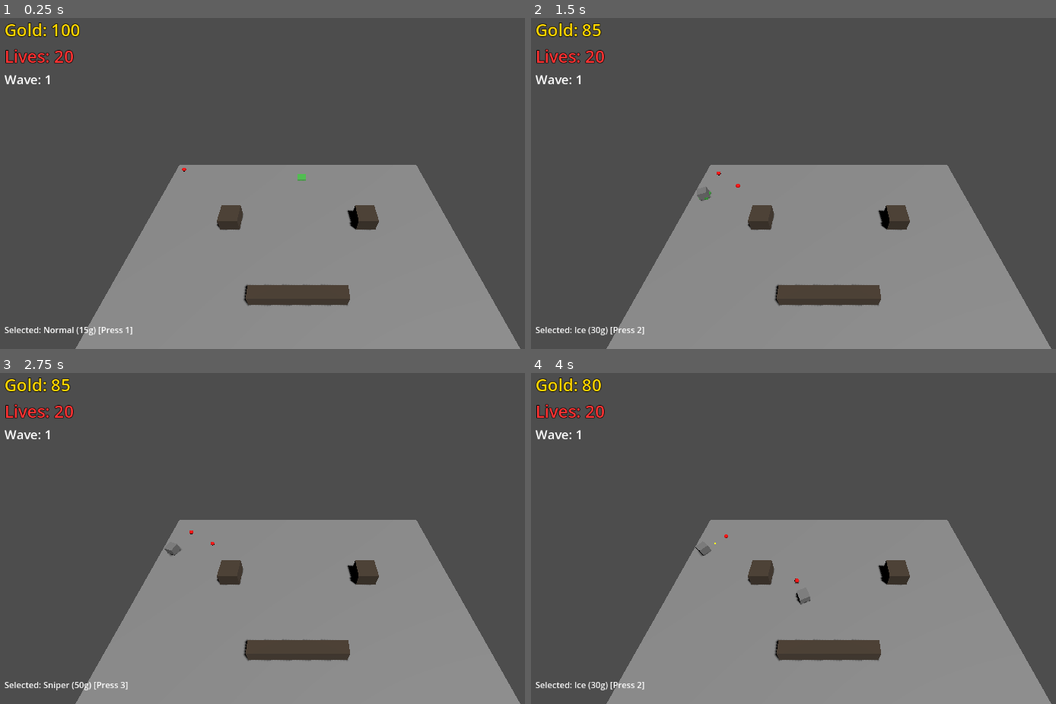
Above: before the commit, frames 1-4 (two rows, left to right).
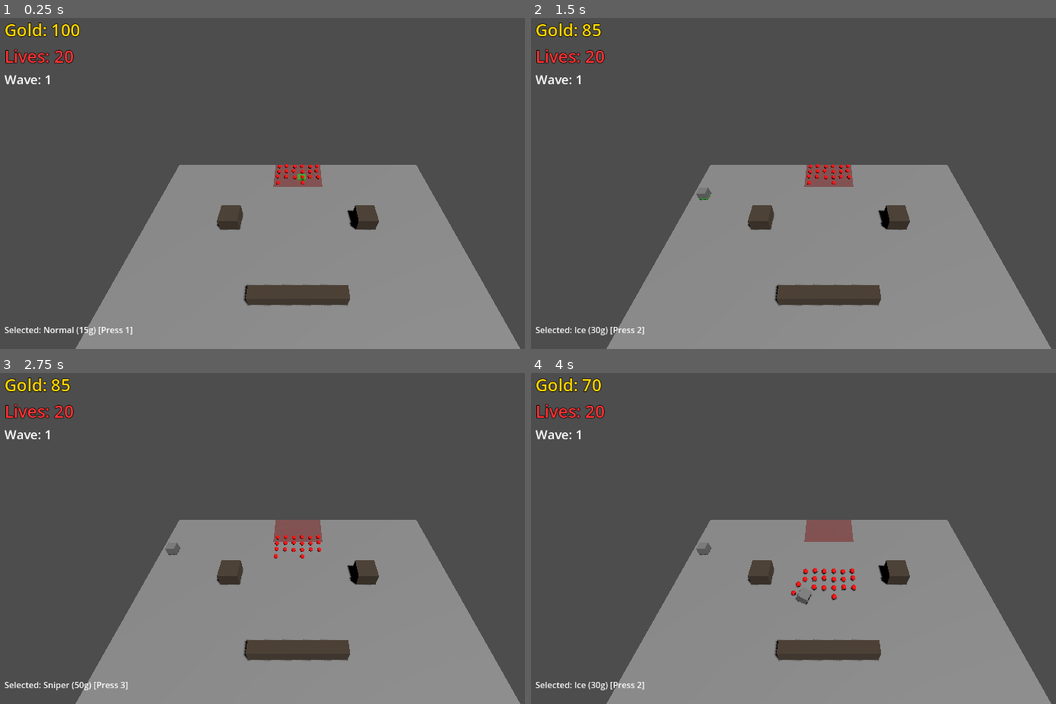
Above: after the commit, the same moments.

Repository: RodinSevar/towerdefence
Game: Godot game, scene res://scenes/Main.tscn
Two runs of this game, one before a commit and one after it. Both use one fixed random seed, a clock stepped at 60 frames per second and the inputs below.
Inputs (mouse positions are in pixels of both pictures, inside the frame that each line leads up to):
- Up to frame 1 (0.25 s): no input
- Up to frame 2 (1.5 s): tap Enter (ui_accept) at 0.5, 0.77, 1.25 s; move the mouse to (961, 160) at 0.52 s; tap 1 at 0.6 s; click (961, 160) at 0.67 s; move the mouse to (709, 196) at 1.27 s; tap 2 at 1.35 s; click (709, 196) at 1.42 s
- Up to frame 3 (2.75 s): tap Enter (ui_accept) at 1.52 s; move the mouse to (357, 459) at 2.02 s; tap 3 at 2.1 s; click (357, 459) at 2.17 s
- Up to frame 4 (4 s): move the mouse to (798, 601) at 2.77 s; tap 1 at 2.85 s; click (798, 601) at 2.92 s; tap Enter (ui_accept) at 3.02, 3.77 s; move the mouse to (1008, 584) at 3.52 s; tap 2 at 3.6 s; click (1008, 584) at 3.67 s

The runs differ from the first frame. In frame 1, 0.6% of the frame differs, in the area x 34-62%, y 44-52%; in frame 2, 0.6%; in frame 3, 0.7%; in frame 4, 1.0%, in the area x 9-62%, y 1-71%.

Commit message:
added spawn zones

Diff:
--- a/project.godot
+++ b/project.godot
@@ -15,6 +15,11 @@
 config/features=PackedStringArray("4.5", "Forward Plus")
 config/icon="res://icon.svg"
 
-[dotnet]
+[debug]
+file_logging/enable_file_logging=true
+file_logging/log_path="res://logs/godot.log"
 
-project/assembly_name="Wintermaul TD Clone"
+[display]
+
+window/size/viewport_width=1152
+window/size/viewport_height=648
--- a/scripts/Enemy.gd
+++ b/scripts/Enemy.gd
@@ -3,10 +3,13 @@
 var speed = 10.0
 var base_speed = 10.0 # Store original speed
 var current_path = []
-var target_position: Vector3
+var is_active = false # Starts inactive (idling)
+
+# Missing Variables Restored
 var max_health = 100.0
 var current_health = 100.0
 var gold_reward = 5
+var target_position: Vector3
 
 func _ready():
 	# Simple visual for the enemy (Red Sphere)
@@ -21,6 +24,12 @@
 	mesh_inst.material_override = material
 
 	add_child(mesh_inst)
+
+func start_idle(duration: float):
+	is_active = false
+	await get_tree().create_timer(duration).timeout
+	if is_instance_valid(self):
+		is_active = true
 
 func setup_visuals(color: Color, scale_factor: float):
 	# Update Color
@@ -74,6 +83,9 @@
 
 	# Fix: The path includes the starting cell (where we are now).
 	# We should skip it so we don't walk backwards to the center of our current tile.
+	# BUT: If we are idling at spawn with a random offset, we might want to keep the first point
+	# to ensure we walk to the grid center first.
+	# For now, we'll keep the pop logic but rely on path finding being from (0,0).
 	if current_path.size() > 1:
 		current_path.pop_front()
 
@@ -81,6 +93,9 @@
 		target_position = current_path[0]
 
 func _process(delta):
+	if not is_active:
+		return # Idle waiting for wave to start moving
+
 	if current_path.is_empty():
 		return
 
--- a/scripts/GameMap.gd
+++ b/scripts/GameMap.gd
@@ -7,6 +7,7 @@
 
 const GRID_SIZE = 32
 const CELL_SIZE = 2.0 # In 3D world units
+const END_POINT = Vector2i(16, 31)
 
 # Game Economy
 var gold = 100
@@ -25,14 +26,16 @@
 # Wave Configuration
 # Each wave: { "count": int, "interval": float, "hp": float, "speed": float, "reward": int, "color": Color, "scale": float }
 var waves = [
-	{ "count": 10, "interval": 1.0, "hp": 50, "speed": 8.0, "reward": 5, "color": Color(1, 0, 0), "scale": 1.0 },       # Wave 1: Red
-	{ "count": 15, "interval": 0.8, "hp": 80, "speed": 10.0, "reward": 6, "color": Color(0, 0.5, 1), "scale": 0.8 },     # Wave 2: Blue (Fast/Small)
-	{ "count": 5, "interval": 1.5, "hp": 300, "speed": 6.0, "reward": 15, "color": Color(0.5, 0, 0.5), "scale": 2.0 },   # Wave 3: Purple (Boss/Big)
+	{ "count": 20, "interval": 0.25, "hp": 40, "speed": 8.0, "reward": 3, "color": Color(1, 0, 0), "scale": 1.0 },       # Wave 1: Pack of 20 Red
+	{ "count": 30, "interval": 0.15, "hp": 60, "speed": 12.0, "reward": 4, "color": Color(0, 0.5, 1), "scale": 0.8 },    # Wave 2: Swarm of 30 Blue
+	{ "count": 5, "interval": 1.0, "hp": 400, "speed": 6.0, "reward": 20, "color": Color(0.5, 0, 0.5), "scale": 2.0 },   # Wave 3: 5 Bosses
 ]
 var current_wave_index = -1
 var enemies_remaining_to_spawn = 0
 var wave_spawn_timer = 0.0
 var is_wave_active = false
+var spawn_counter = 0 # To track position in the spawn grid
+var spawn_zones = [] # List of SpawnLocation objects
 
 # Visual settings
 @export var ground_mesh: MeshInstance3D
@@ -48,8 +51,8 @@
 	setup_grid()
 	setup_map_design() # Add obstacles
 	# Test pathfinding debug
-	print("Grid ready. Testing path from (0,0) to (31,31)...")
-	var path = get_path_route(Vector2i(0,0), Vector2i(31,31))
+	print("Grid ready. Testing path from (0,0) to ", END_POINT, "...")
+	var path = get_path_route(Vector2i(0,0), END_POINT)
 	print("Path found: ", path)
 
 	start_next_wave()
@@ -114,6 +117,40 @@
 
 		occupied_cells[pos] = mesh_inst
 
+	# --- SPAWN ZONES (Rectangle 6x4 split in two) ---
+	# Left Zone: x=[13, 15], y=[0, 3] (3x4 = 12 cells)
+	# Right Zone: x=[1---
+	# Define dynamic spawn zones here
+	spawn_zones.clear()
+	# Left Zone: x=[13, 15], y=[0, 3]
+	spawn_zones.append(SpawnLocation.new(Rect2i(13, 0, 3, 4), CELL_SIZE))
+	# Right Zone: x=[16, 18], y=[0, 3]
+	spawn_zones.append(SpawnLocation.new(Rect2i(16, 0, 3, 4), CELL_SIZE))
+
+	for zone in spawn_zones:
+		var cells = zone.get_occupied_cells()
+		for pos in cells:
+			# Visual Marker (Red Floor)
+			var marker = MeshInstance3D.new()
+			var plane = PlaneMesh.new()
+			plane.size = Vector2(CELL_SIZE, CELL_SIZE)
+			marker.mesh = plane
+
+			var material = StandardMaterial3D.new()
+			material.albedo_color = Color(0.5, 0, 0, 0.5) # Semi-transparent Red
+			material.transparency = BaseMaterial3D.TRANSPARENCY_ALPHA
+			marker.material_override = material
+
+			add_child(marker)
+			marker.position = Vector3(
+				pos.x * CELL_SIZE + CELL_SIZE/2,
+				0.05, # Slightly above ground to avoid z-fighting
+				pos.y * CELL_SIZE + CELL_SIZE/2
+			)
+
+			# Mark as occupied so player CANNOT build here
+			occupied_cells[pos] = marker
+
 func start_next_wave():
 	current_wave_index += 1
 	if current_wave_index >= waves.size():
@@ -128,6 +165,11 @@
 	if hud: hud.update_wave(current_wave_index + 1)
 	print("Starting Wave ", current_wave_index + 1)
 
+	# Instant Spawn (Wintermaul Style)
+	spawn_counter = 0 # Reset grid position for new wave
+	while enemies_remaining_to_spawn > 0:
+		spawn_enemy()
+
 func setup_ui():
 	hud = hud_script.new()
 	add_child(hud)
@@ -152,13 +194,7 @@
 
 func _process(delta):
 	handle_input()
-
-	if is_wave_active and enemies_remaining_to_spawn > 0:
-		wave_spawn_timer -= delta
-		if wave_spawn_timer <= 0:
-			spawn_enemy()
-			var wave_data = waves[current_wave_index]
-			wave_spawn_timer = wave_data["interval"]
+	# Spawning is now instant in start_next_wave, so no timer logic needed here.
 
 func spawn_enemy():
 	var wave_data = waves[current_wave_index]
@@ -177,12 +213,31 @@
 	# Apply Visuals
 	enemy.setup_visuals(wave_data["color"], wave_data["scale"])
 
-	# Start at (0,0)
-	enemy.position = Vector3(1.0, 0.5, 1.0)
-
-	# Give initial path
-	var path = get_path_route(Vector2i(0,0), Vector2i(31,31))
+	# --- SPLIT SPAWN LOGIC ---
+	# AlteDYNAMIC SPAWN LOGIC ---
+	# 1. Round Robin selection of zones
+	var zone_index = spawn_counter % spawn_zones.size()
+	var zone = spawn_zones[zone_index]
+
+	# 2. Calculate local index within that zone
+	var index_in_zone = floor(spawn_counter / spawn_zones.size())
+
+	# 3. Get World Position
+	enemy.position = zone.get_spawn_pos(index_in_zone)
+
+	# Increment counter
+	spawn_counter += 1
+
+	# 4. Pathfinding from spawn point
+	var start_grid_x = floor(enemy.position.x / CELL_SIZE)
+	var start_grid_y = floor(enemy.position.z / CELL_SIZE)
+
+	# Give initial path to Bottom Center
+	var path = get_path_route(Vector2i(start_grid_x, start_grid_y), END_POINT)
 	enemy.set_path(path)
+
+	# Wintermaul Style: Idle for a moment before rushing
+	enemy.start_idle(2.0)
 
 	enemies.append(enemy)
 
@@ -352,19 +407,20 @@
 			var current_grid_x = floor(enemy.position.x / CELL_SIZE)
 			var current_grid_y = floor(enemy.position.z / CELL_SIZE)
 			var start_pos = Vector2i(current_grid_x, current_grid_y)
-			var end_pos = Vector2i(31, 31)
-
-			var new_path = get_path_route(start_pos, end_pos)
+
+			var new_path = get_path_route(start_pos, END_POINT)
 			enemy.set_path(new_path)
 
 func is_valid_pos(pos: Vector2i) -> bool:
 	return astar.region.has_point(pos)
 
 func check_path_exists() -> bool:
-	# In Wintermaul, enemies go from Start to End.
-	# Let's assume (0,0) is Start and (31,31) is End for now.
-	var path = astar.get_id_path(Vector2i(0,0), Vector2i(31,31))
-	return not path.is_empty()
+	# Check ALL spawn zones
+	for zone in spawn_zones:
+		var path = astar.get_id_path(zone.get_start_point(), END_POINT)
+		if path.is_empty():
+			return false
+	return true
 
 func get_path_route(start: Vector2i, end: Vector2i) -> Array:
 	return astar.get_point_path(start, end)
--- /dev/null
+++ b/scripts/SpawnLocation.gd
@@ -0,0 +1,40 @@
+class_name SpawnLocation
+
+var zone: Rect2i
+var cell_size: float
+
+func _init(rect: Rect2i, size: float):
+	zone = rect
+	cell_size = size
+
+# Returns the world position for the Nth unit in this zone
+func get_spawn_pos(index: int) -> Vector3:
+	var capacity = zone.size.x * zone.size.y
+	# Wrap index if we exceed capacity (stacking units)
+	var local_index = index % capacity
+
+	var grid_x_local = local_index % zone.size.x
+	var grid_y_local = (local_index / zone.size.x) % zone.size.y
+
+	var spawn_grid_x = zone.position.x + grid_x_local
+	var spawn_grid_y = zone.position.y + grid_y_local
+
+	# Add slight jitter
+	var jitter = randf_range(-0.1, 0.1)
+
+	var spawn_x = (spawn_grid_x + 0.5 + jitter) * cell_size
+	var spawn_z = (spawn_grid_y + 0.5 + jitter) * cell_size
+
+	return Vector3(spawn_x, 0.5, spawn_z)
+
+# Returns a list of all grid cells in this zone (for visuals/blocking)
+func get_occupied_cells() -> Array:
+	var cells = []
+	for x in range(zone.position.x, zone.position.x + zone.size.x):
+		for y in range(zone.position.y, zone.position.y + zone.size.y):
+			cells.append(Vector2i(x, y))
+	return cells
+
+# Returns a representative point for pathfinding validation (Top Center of zone)
+func get_start_point() -> Vector2i:
+	return Vector2i(zone.position.x + zone.size.x / 2, zone.position.y)
Not shown, added: scripts/SpawnLocation.gd.uid
Not shown, added: logs/godot.log
Not shown, added: logs/godot2026-01-10T14.11.01.log
